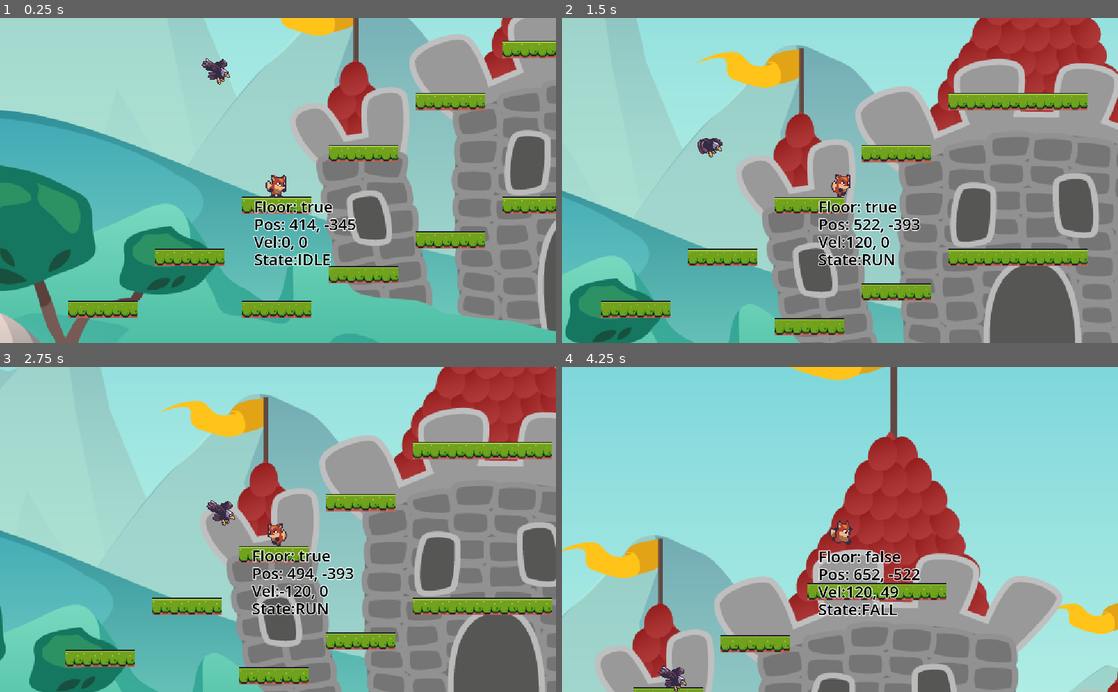
Above: before the commit, frames 1-4 (two rows, left to right).
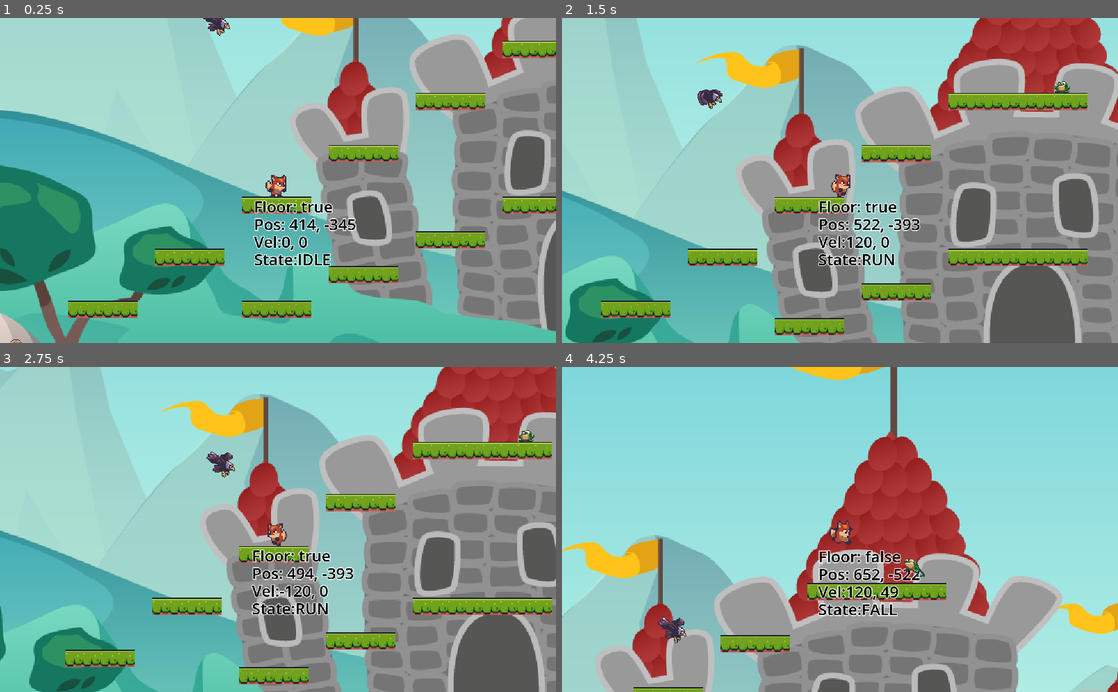
Above: after the commit, the same moments.

Repository: JerryHobby/Foxy-Antics
Game: Godot game, scene res://Scenes/LevelBase/level_base.tscn
The game is run twice, just before and just after one commit, with the same random seed, the same clock (stepped at 60 frames per second) and the same inputs.
Inputs:
- Up to frame 1 (0.25 s): no input
- Up to frame 2 (1.5 s): hold Ctrl (shoot) 0.53-1.28 s; hold Right (right) from 0.53 s (still down); tap Up (jump) at 0.77 s; tap Ctrl (shoot) at 1.35 s
- Up to frame 3 (2.75 s): tap Up (jump) at 1.52 s; release Right (right) at 2.03 s; hold Left (left) from 2.03 s (still down); hold Ctrl (shoot) from 2.03 s (still down)
- Up to frame 4 (4.25 s): release Left (left) at 2.78 s; release Ctrl (shoot) at 2.78 s; hold Right (right) from 2.78 s (still down); tap Ctrl (shoot) at 2.85 s; tap Up (jump) at 3.02, 3.77 s; hold Ctrl (shoot) from 3.53 s (still down)

The runs differ from the first frame. In frame 1, 0.4% of the frame differs, in the area x 1-42%, y 0-100%; in frame 2, 0.5%; in frame 3, 0.5%; in frame 4, 0.6%, in the area x 17-66%, y 58-100%.

Commit message:
collision maps

Diff:
--- a/Scenes/Enemies/eagle.gd
+++ b/Scenes/Enemies/eagle.gd
@@ -11,7 +11,6 @@
 # Called every frame. 'delta' is the elapsed time since the previous frame.
 func _physics_process(delta):
 	velocity = _fly_direction
-	fly_to_player()
 	move_and_slide()
 
 
@@ -33,6 +32,7 @@
 
 func _on_visible_on_screen_notifier_2d_screen_entered():
 	animated_sprite_2d.play("fly")
+	fly_to_player()
 
 
 func _on_visible_on_screen_notifier_2d_screen_exited():
--- a/Scenes/Enemies/eagle.tscn
+++ b/Scenes/Enemies/eagle.tscn
@@ -45,7 +45,6 @@
 
 [node name="Eagle" instance=ExtResource("1_m5b1l")]
 scale = Vector2(0.75, 0.75)
-collision_layer = 0
 collision_mask = 0
 script = ExtResource("2_trg7a")
 
--- a/Scenes/Enemies/enemy_base.tscn
+++ b/Scenes/Enemies/enemy_base.tscn
@@ -3,6 +3,7 @@
 [ext_resource type="Script" path="res://Scenes/Enemies/enemy_base.gd" id="1_fyupo"]
 
 [node name="EnemyBase" type="CharacterBody2D"]
+collision_layer = 0
 script = ExtResource("1_fyupo")
 
 [node name="VisibleOnScreenNotifier2D" type="VisibleOnScreenNotifier2D" parent="."]
--- a/Scenes/LevelBase/level_base.tscn
+++ b/Scenes/LevelBase/level_base.tscn
@@ -1,11 +1,13 @@
-[gd_scene load_steps=8 format=3 uid="uid://lvkc54a4e43x"]
+[gd_scene load_steps=10 format=3 uid="uid://lvkc54a4e43x"]
 
 [ext_resource type="Script" path="res://Scenes/LevelBase/level_base.gd" id="1_2kwnp"]
 [ext_resource type="TileSet" uid="uid://brcujfvt28bdl" path="res://assets/bg_tile_set.tres" id="1_pjscn"]
 [ext_resource type="Texture2D" uid="uid://canumk1i8cvrc" path="res://assets/backgrounds/platformer_background_4.png" id="2_ahy08"]
 [ext_resource type="PackedScene" uid="uid://cqhaa2l05p3me" path="res://Scenes/PlayerCam/player_cam.tscn" id="2_puia3"]
 [ext_resource type="PackedScene" uid="uid://b88455jynomql" path="res://Scenes/Player/player.tscn" id="3_d7dg1"]
+[ext_resource type="PackedScene" uid="uid://cpi411ufjqtvm" path="res://Scenes/Enemies/snail.tscn" id="6_4dy2i"]
 [ext_resource type="PackedScene" uid="uid://cf4lipd2l5ish" path="res://Scenes/Enemies/eagle.tscn" id="6_joe82"]
+[ext_resource type="PackedScene" uid="uid://yk0rh4gvc2d" path="res://Scenes/Enemies/frog.tscn" id="7_oos1g"]
 
 [sub_resource type="RectangleShape2D" id="RectangleShape2D_rhy4x"]
 
@@ -48,4 +50,12 @@
 shape = SubResource("RectangleShape2D_rhy4x")
 
 [node name="Eagle" parent="." instance=ExtResource("6_joe82")]
-position = Vector2(350, -451)
+position = Vector2(350, -496)
+
+[node name="Frog" parent="." instance=ExtResource("7_oos1g")]
+position = Vector2(726, -480)
+scale = Vector2(0.75, 0.75)
+
+[node name="Snail" parent="." instance=ExtResource("6_4dy2i")]
+position = Vector2(175, -193)
+scale = Vector2(0.75, 0.75)
--- a/Scenes/Player/player.tscn
+++ b/Scenes/Player/player.tscn
@@ -115,6 +115,7 @@
 }
 
 [node name="Player" type="CharacterBody2D" groups=["player"]]
+collision_layer = 0
 script = ExtResource("1_a7w68")
 
 [node name="Sprite2D" type="Sprite2D" parent="."]
--- a/assets/bg_tile_set.tres
+++ b/assets/bg_tile_set.tres
@@ -574,4 +574,5 @@
 
 [resource]
 physics_layer_0/collision_layer = 1
+physics_layer_0/collision_mask = 0
 sources/0 = SubResource("TileSetAtlasSource_5mccu")
--- a/project.godot
+++ b/project.godot
@@ -65,6 +65,10 @@
 ]
 }
 
+[layer_names]
+
+2d_physics/layer_1="platforms"
+
 [rendering]
 
 textures/canvas_textures/default_texture_filter=0
